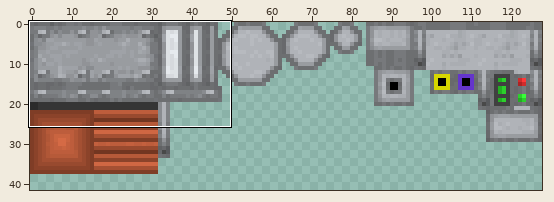
Two states of a sprite sheet, src/main/resources/assets/advancedrocketry/textures/models/blackholegenerator.png. Above: a wide view before the commit, with the close-up outlined.
Close-up. The starting point:
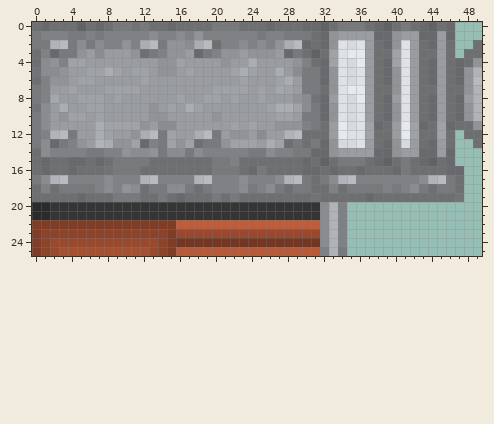
The file is 128x64 pixels. Colours within 5 levels of each other are drawn and written as one. Shown: x 0..49, y 0..25. The wide view leaves out empty margins.
And afterwards:
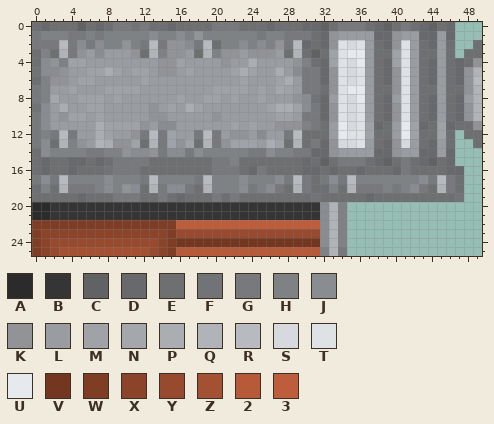
Palette (. is transparent): A #2b2b2b  B #353535  C #606264  D #68696c  E #6d6f71  F #717377  G #77797c  H #7f8285  J #898c90  K #919397  L #999ca0  M #9fa2a7  N #a4a8ac  P #aaadb2  Q #b0b3b8  R #b7babf  S #d6d9dd  T #dee2e5  U #e6eaee  V #723621  W #7f3d26  X #8b432a  Y #984a2f  Z #a45033  2 #b65a39  3 #bd5d3c
Difference:
Colour D gives way to colour E in row 3 at x 2, 18 and 28; in row 13 at x 2 and 12.
Colour P gives way to colour G in row 2 at x 12, 18 and 28; in row 12 at x 12 and 18.
Colour Q gives way to colour G in row 2 at x 2; in row 12 at x 2 and 28; in row 17 at x 2, 12, 18, 28, 34 and 44.
Colour G gives way to colour Q in row 3 at x 3, 13, 19 and 29; in row 13 at x 3, 19 and 29; in row 18 at x 3, 13, 19, 29, 35 and 45.
Colour H gives way to colour Q in row 13 at x 13.
